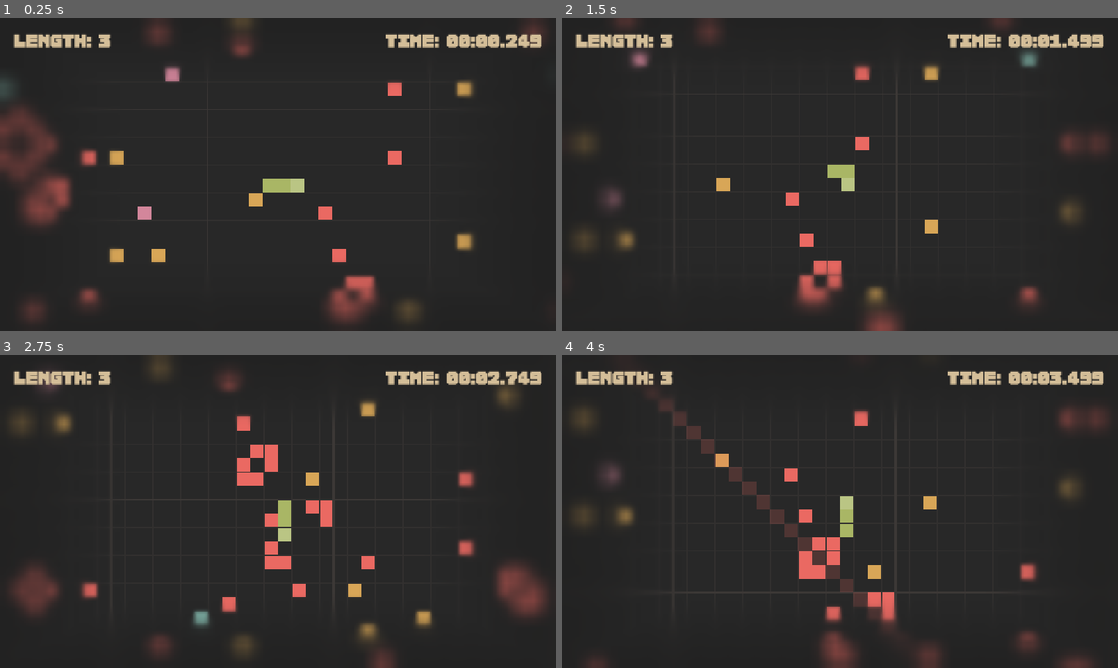
Above: before the commit, frames 1-4 (two rows, left to right).
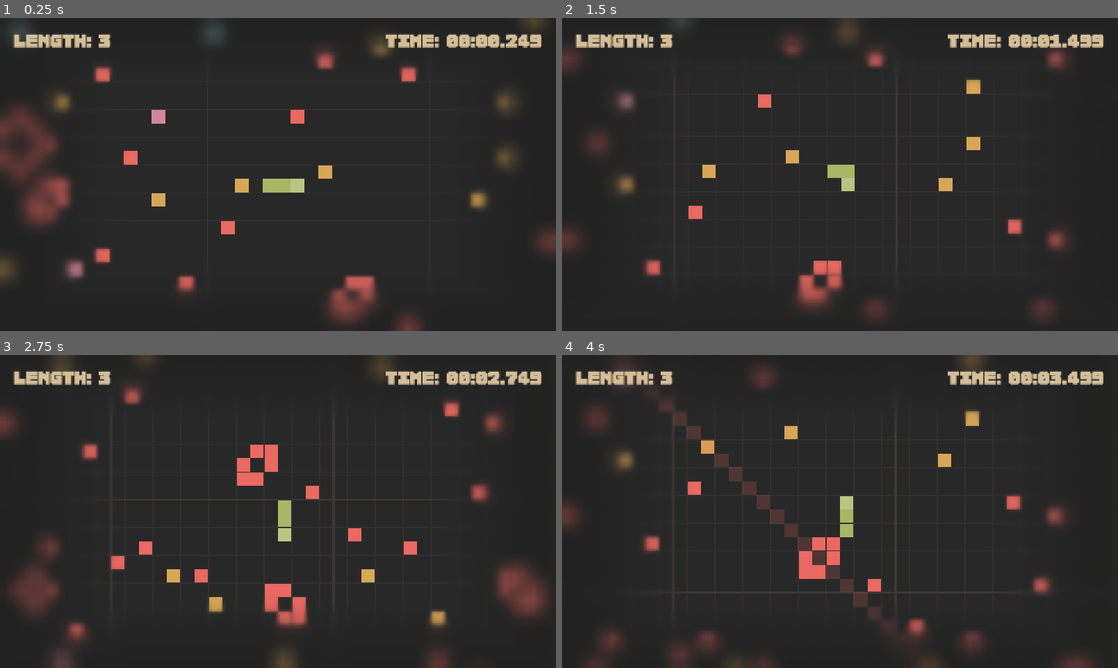
Above: after the commit, the same moments.

Repository: Shh37/Serbent
Game: Godot game, scene res://scenes/Main.tscn
Same seed, same stepped clock (60 frames per second), same inputs: the game is played once before the commit and once after it.
Inputs:
- Up to frame 1 (0.25 s): no input
- Up to frame 2 (1.5 s): tap Enter at 0.5 s; hold Right (ui_right) 0.53-1.28 s; hold Enter 0.53-1.28 s; tap Space at 0.77 s; hold Down (ui_down) from 1.28 s (still down); tap Keypad Enter at 1.35 s
- Up to frame 3 (2.75 s): tap Space at 1.52 s; release Down (ui_down) at 2.03 s; hold Right (ui_right) from 2.03 s (still down); hold Enter from 2.03 s (still down)
- Up to frame 4 (4 s): release Right (ui_right) at 2.78 s; release Enter at 2.78 s; hold Up (ui_up) 2.78-3.53 s; tap Keypad Enter at 2.85 s; tap Space at 3.02, 3.77 s; hold Left (ui_left) from 3.53 s (still down); hold Enter from 3.53 s (still down)

The runs differ from the first frame. In frame 1, 6.3% of the frame differs, in the area x 0-100%, y 0-100%; in frame 2, 6.2%; in frame 3, 8.1%, in the area x 0-94%, y 0-100%; in frame 4, 6.6%.

Commit message:
fix: チャンクの境界にポイントやとげが生成されないグリッチの修正

Diff:
--- a/scripts/Chunk.gd
+++ b/scripts/Chunk.gd
@@ -35,10 +35,21 @@
 	queue_redraw()
 
 func is_pos_safe(pos: Vector2i, used_positions: Dictionary, min_dist: int) -> bool:
+	# Local check within current chunk generation
 	for dx in range(-min_dist, min_dist + 1):
 		for dy in range(-min_dist, min_dist + 1):
 			if used_positions.has(pos + Vector2i(dx, dy)):
 				return false
+
+	# Global check across other chunks
+	var world = get_parent()
+	if world:
+		var global_pos = chunk_pos * GameConstants.CHUNK_SIZE + pos
+		for dx in range(-min_dist, min_dist + 1):
+			for dy in range(-min_dist, min_dist + 1):
+				var check_global = global_pos + Vector2i(dx, dy)
+				if world.points.has(check_global) or world.thorns.has(check_global):
+					return false
 	return true
 
 func spawn_points(used_positions: Dictionary):
@@ -49,8 +60,8 @@
 		var attempts = 0
 		while attempts < 20:
 			var local_pos = Vector2i(
-				randi_range(1, GameConstants.CHUNK_SIZE - 2),
-				randi_range(1, GameConstants.CHUNK_SIZE - 2)
+				randi_range(0, GameConstants.CHUNK_SIZE - 1),
+				randi_range(0, GameConstants.CHUNK_SIZE - 1)
 			)
 
 			if is_pos_safe(local_pos, used_positions, 2):
@@ -82,8 +93,8 @@
 		var attempts = 0
 		while attempts < 20:
 			var local_pos = Vector2i(
-				randi_range(1, GameConstants.CHUNK_SIZE - 2),
-				randi_range(1, GameConstants.CHUNK_SIZE - 2)
+				randi_range(0, GameConstants.CHUNK_SIZE - 1),
+				randi_range(0, GameConstants.CHUNK_SIZE - 1)
 			)
 
 			if is_pos_safe(local_pos, used_positions, 1):
